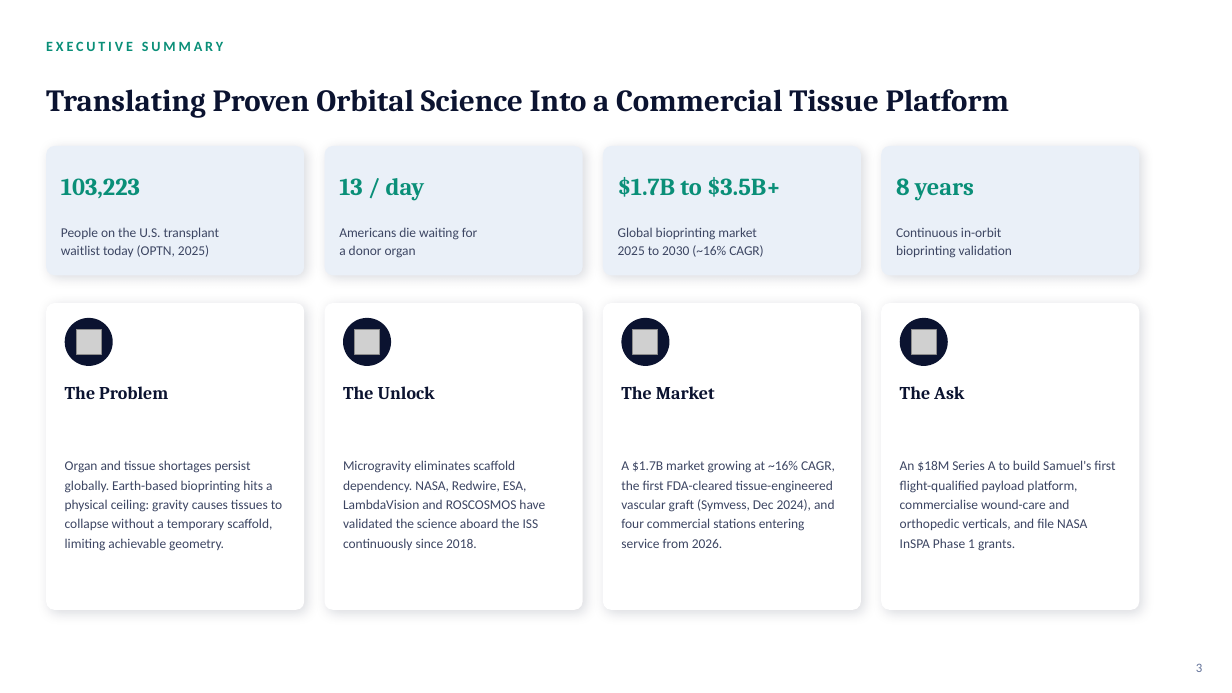
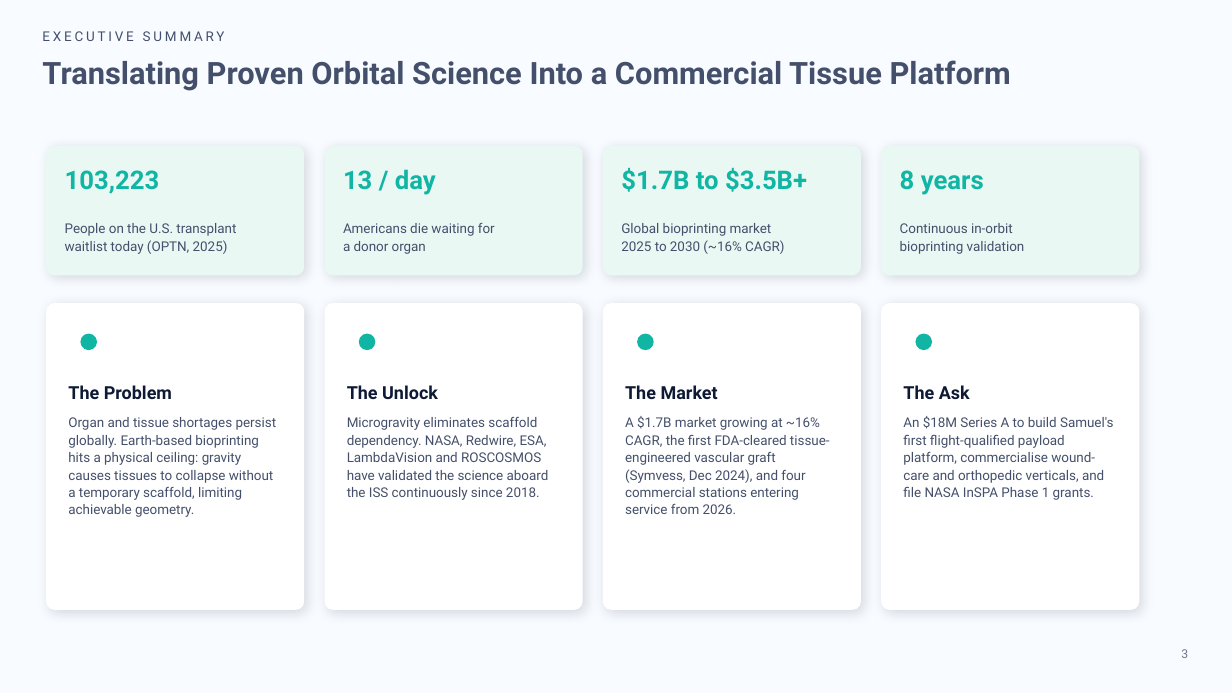
Before and after one commit to anthonyleedu/anthonyleedu, a slide deck: slide 3 of Samuel Space Organ and Tissue Engineering - Investor Presentation (2).pptx. Drawn at 1232x693 pixels with LibreOffice and Linux fonts; fonts in the diff are those of the drawing; grey boxes stand for pictures. Boxes give left, top, right and bottom in pixels: in the first picture for what was removed or moved away, otherwise in the second. Text is boxed around its words. In the diff, an @@ line names an element or a change of style, - is before the commit and + after.

```diff
--- a/Samuel Space Organ and Tissue Engineering - Investor Presentation (2).pptx
+++ b/Samuel Space Organ and Tissue Engineering - Investor Presentation (2).pptx
@@ background #FFFFFF to #F8FBFF @@
@@ text "EXECUTIVE SUMMARY": place and size @@
-text "EXECUTIVE SUMMARY" at <box>46,41,223,51</box>
+text "EXECUTIVE SUMMARY" at <box>42,31,225,41</box>
@@ text "EXECUTIVE SUMMARY" at <box>42,31,225,41</box>: size 11 to 10.5 pt, font Calibri to Roboto, text colour #0A8F78 to #44506B, bold off; line spacing 1 to 1.08; vertical alignment middle to top @@
@@ text "Translating Proven Orbital Science Into ...": place and size @@
-text "Translating Proven Orbital Science Into ..." at <box>46,89,1009,118</box>
+text "Translating Proven Orbital Science Into ..." at <box>42,60,1011,91</box>
@@ text "Translating Proven Orbital Science Into ..." at <box>42,60,1011,91</box>: font Cambria to Roboto, text colour #0B1330 to #44506B; line spacing 1 to 1.08; vertical alignment middle to top @@
@@ fill #EAF0F8 to #EAF8F4 in 4 elements at <box>46,146,304,275</box>, <box>324,146,582,275</box>, <box>604,146,861,275</box>, <box>882,146,1140,275</box> @@
@@ size 19 to 20 pt, font Cambria to Roboto, text colour #0A8F78 to #11B5A4; line spacing 1 to 1.08; vertical alignment middle to top in 4 elements at <box>65,170,160,194</box>, <box>343,169,436,195</box>, <box>621,168,807,192</box>, <box>900,170,984,195</box> @@
@@ font Calibri to Roboto, text colour #3D4663 to #44506B; line spacing 1.1 to 1.08; vertical alignment middle to top in 4 elements at <box>65,223,236,254</box>, <box>343,223,495,254</box>, <box>621,223,784,254</box>, <box>900,223,1025,254</box> @@
@@ picture removed at <box>76,329,101,354</box> @@
@@ picture removed at <box>355,329,380,354</box> @@
@@ picture removed at <box>633,329,658,354</box> @@
@@ picture removed at <box>911,329,936,354</box> @@
@@ ellipse: place and size @@
-ellipse at <box>65,318,113,366</box>
+ellipse at <box>80,334,97,350</box>
@@ ellipse: place and size @@
-ellipse at <box>343,318,391,366</box>
+ellipse at <box>359,334,375,350</box>
@@ fill #0B1330 to #11B5A4 in 4 elements at <box>80,334,97,350</box>, <box>359,334,375,350</box>, <box>916,334,933,350</box>, <box>637,334,653,350</box> @@
@@ ellipse: place and size @@
-ellipse at <box>621,318,669,366</box>
+ellipse at <box>637,334,653,350</box>
@@ ellipse: place and size @@
-ellipse at <box>900,318,948,366</box>
+ellipse at <box>916,334,933,350</box>
@@ font Cambria to Roboto, text colour #0B1330 to #0E1A35; line spacing 1 to 1.08; vertical alignment middle to top in 4 elements at <box>68,385,172,399</box>, <box>347,385,438,399</box>, <box>625,385,718,399</box>, <box>903,385,970,399</box> @@
@@ font Calibri to Roboto, text colour #3D4663 to #44506B; line spacing 1.2 to 1.08; vertical alignment middle to top in 4 elements at <box>68,417,277,517</box>, <box>347,417,549,500</box>, <box>625,416,830,514</box>, <box>903,416,1113,500</box> @@
@@ text "3": place and size @@
-text "3" at <box>1196,663,1202,672</box>
+text "3" at <box>1181,649,1188,658</box>
@@ text "3" at <box>1181,649,1188,658</box>: size 10 to 9.5 pt, font Calibri to Roboto, text colour #64739A to #6D7890; vertical alignment middle to top @@
```
Also in this commit, not shown: 20 other slides changed.
